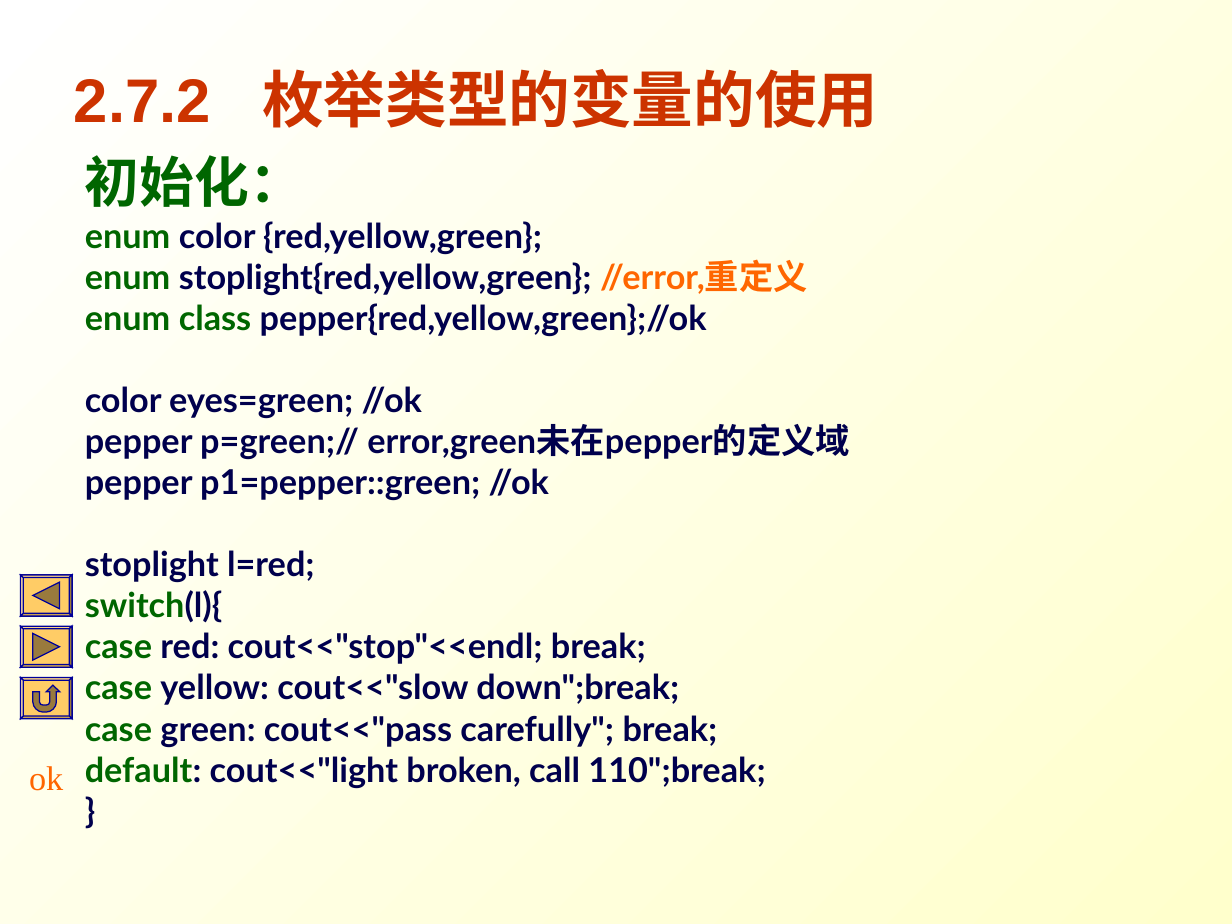
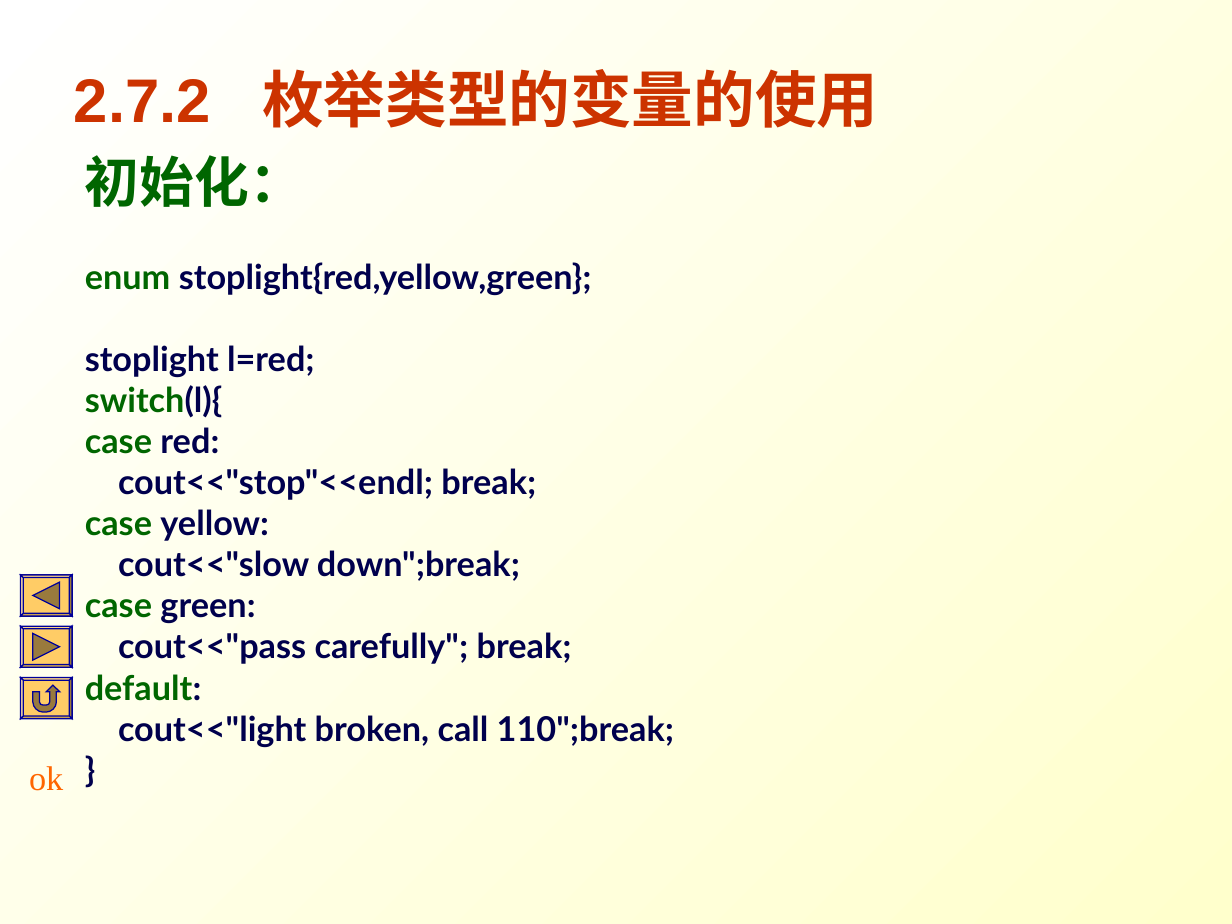
Before and after one commit to Changhe160/Changhe160.github.io, a slide deck: slide 51 of teachingRes/Cplusplus/unit02控制结构.ppt. Drawn at 1232x924 pixels with LibreOffice and Linux fonts; fonts in the diff are those of the drawing. Boxes give left, top, right and bottom in pixels: in the first picture for what was removed or moved away, otherwise in the second. Text is boxed around its words. In the diff, an @@ line names an element or a change of style, - is before the commit and + after.

Commit message:
updated

```diff
--- a/teachingRes/Cplusplus/unit02控制结构.ppt
+++ b/teachingRes/Cplusplus/unit02控制结构.ppt
@@ text at bbox=[85, 262, 592, 295]: text changed @@
-enum color {red,yellow,green};
-enum stoplight{red,yellow,green}; //error,重定义
-enum class pepper{red,yellow,green};//ok
-color eyes=green; //ok
-pepper p=green;// error,green未在pepper的定义域
-pepper p1=pepper::green; //ok
+enum stoplight{red,yellow,green};
@@ text at bbox=[85, 427, 674, 747]: text changed @@
-case red: cout<<"stop"<<endl; break;
-case yellow: cout<<"slow down";break;
-case green: cout<<"pass carefully"; break;
-default: cout<<"light broken, call 110";break;
+case red:
+cout<<"stop"<<endl; break;
+case yellow:
+cout<<"slow down";break;
+case green:
+cout<<"pass carefully"; break;
+default:
+cout<<"light broken, call 110";break;
```
Also in this commit, not shown: 2 other slides changed.
